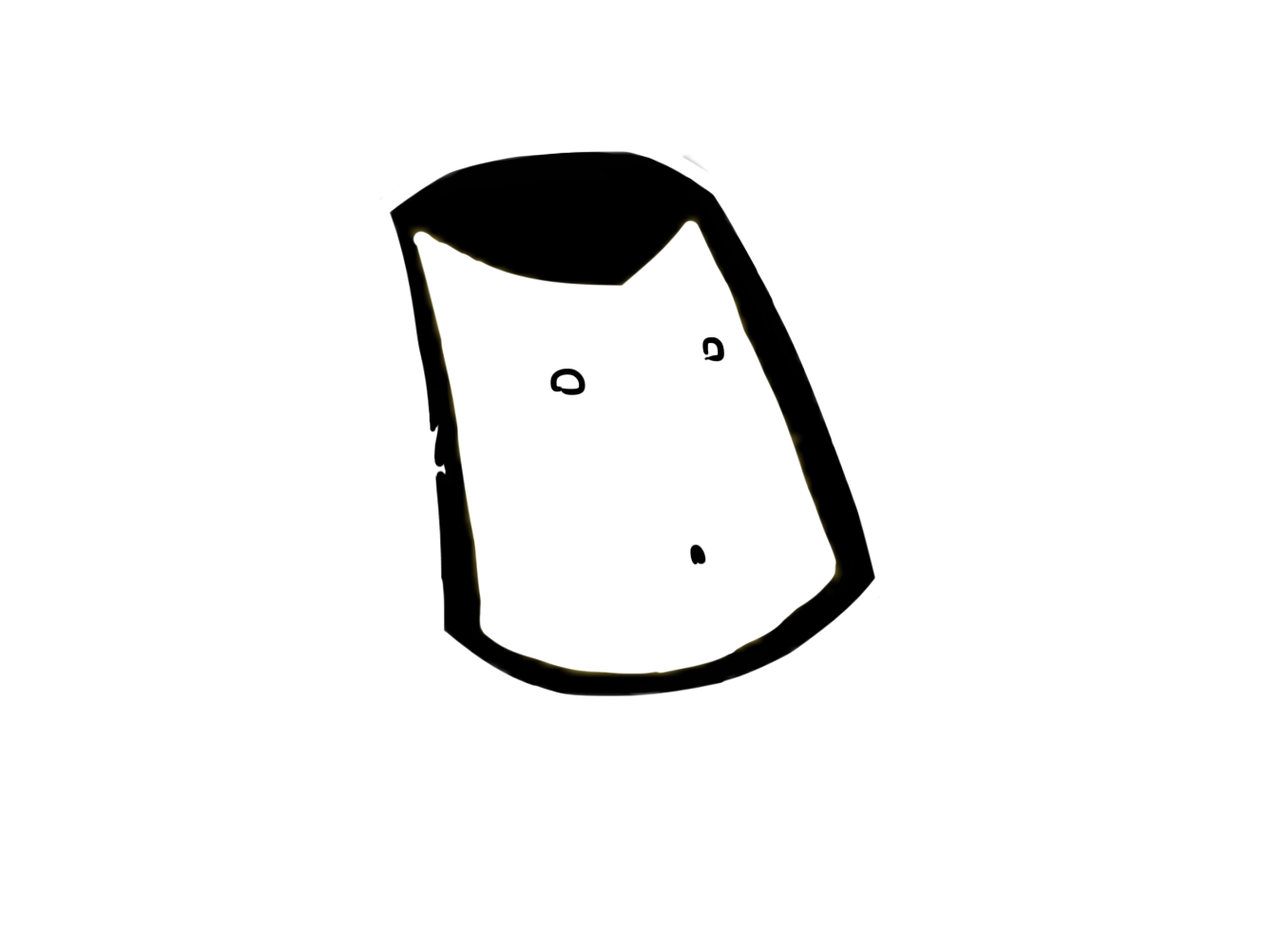
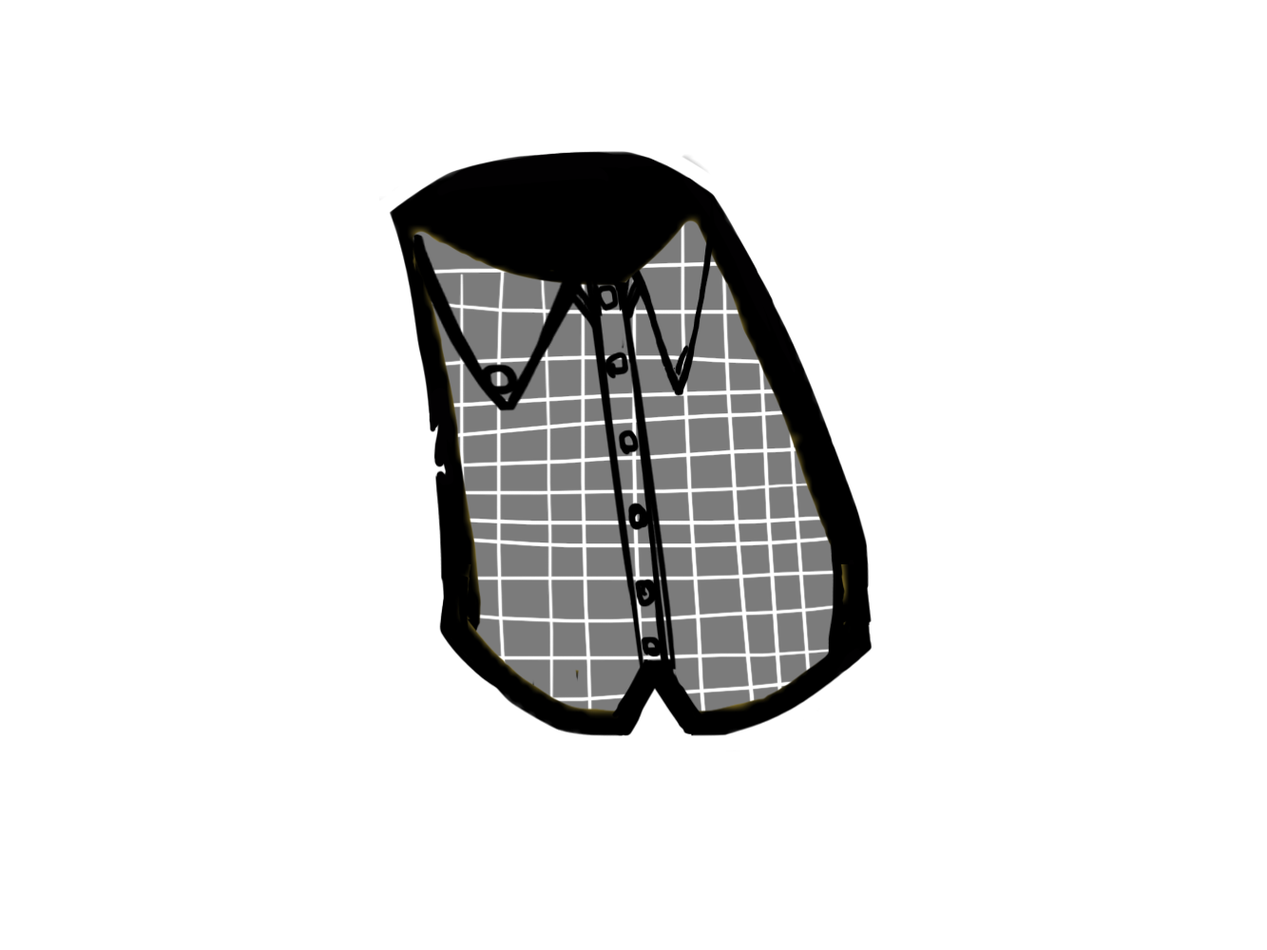
Comparing the layer stacks of the two w=1267, h=950 images. Changes:
added layer "Layer 0 copy" above "Layer 8" over [412, 219, 873, 738]
added layer "Layer 8" above "Layer 0" over [412, 219, 865, 722]
hid "Layer 0" over [412, 219, 880, 698]
added layer "Layer 7" above "Layer 6" over [412, 219, 880, 738]
added layer "Layer 6" above "Layer 5" over [412, 219, 880, 738]
hid "Layer 1", painted on it over [412, 219, 848, 690]
